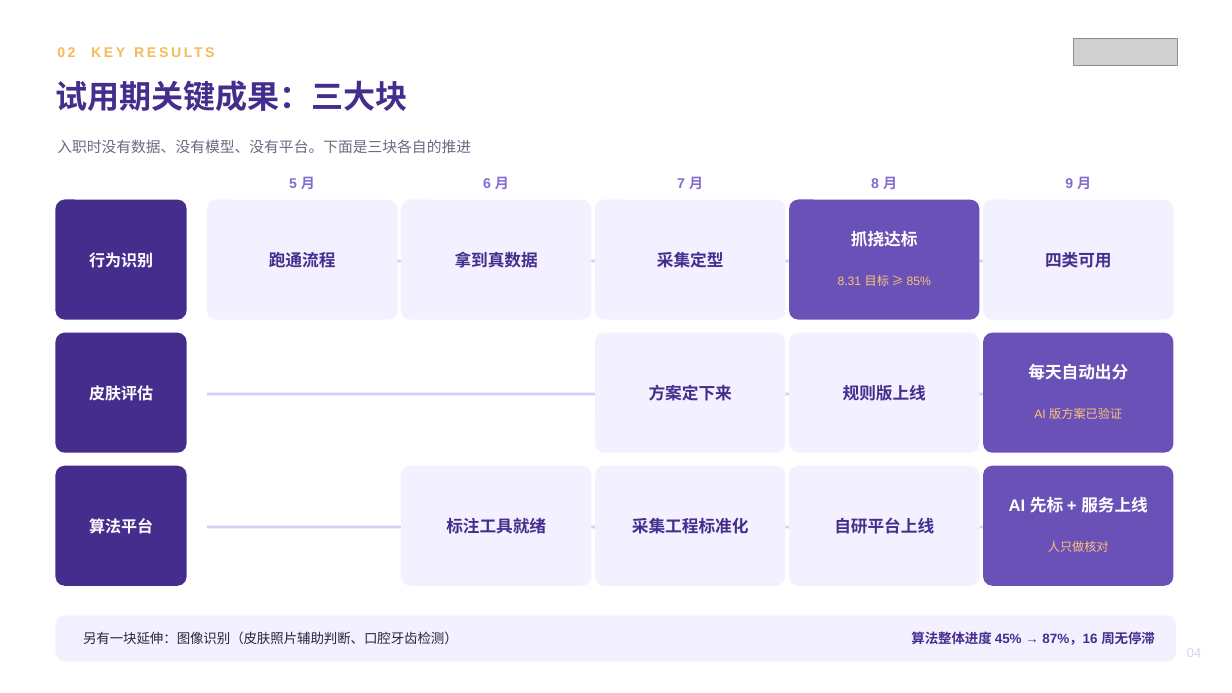
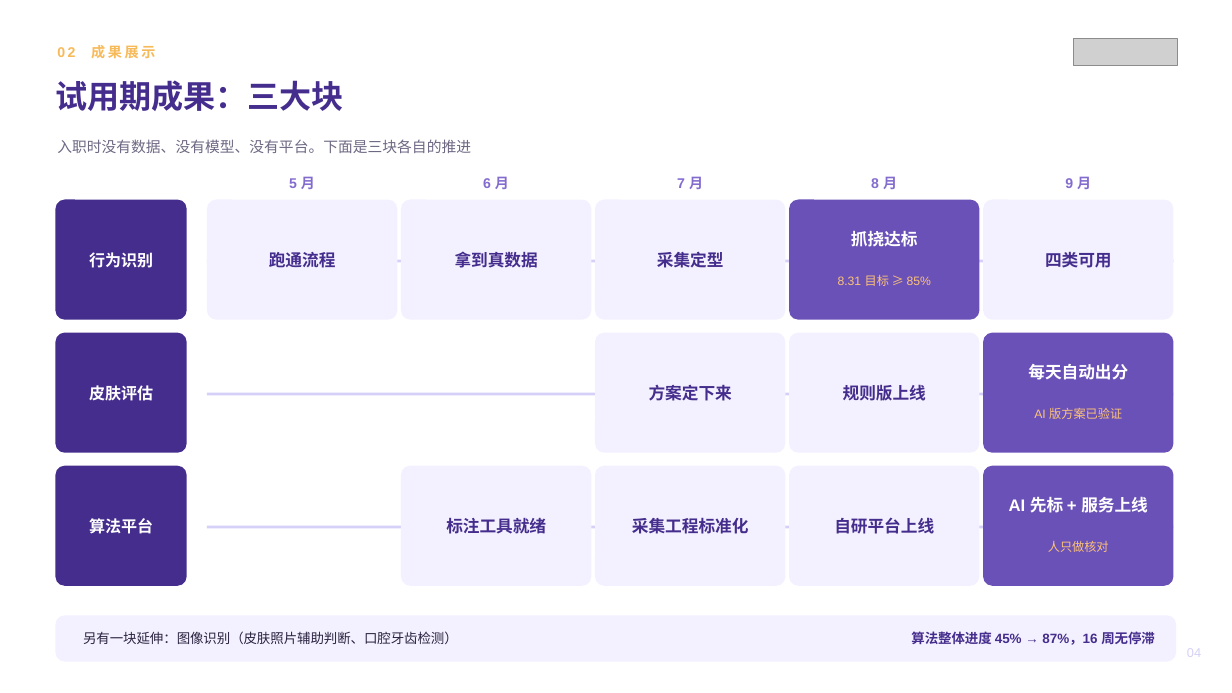
Before and after one commit to zhuyetuo/workplace_soft_skills, a slide deck: slide 4 of 转正述职/转正述职报告-Toky.pptx. Drawn at 1232x693 pixels with LibreOffice and Linux fonts; fonts in the diff are those of the drawing; grey boxes stand for pictures. Boxes give left, top, right and bottom in pixels: in the first picture for what was removed or moved away, otherwise in the second. Text is boxed around its words. In the diff, an @@ line names an element or a change of style, - is before the commit and + after.

```diff
--- a/转正述职/转正述职报告-Toky.pptx
+++ b/转正述职/转正述职报告-Toky.pptx
@@ text at bbox=[57, 45, 155, 59]: text changed @@
-02 KEY RESULTS
+02 成果展示
@@ text at bbox=[55, 80, 343, 111]: text changed @@
-试用期关键成果：三大块
+试用期成果：三大块
```
Also in this commit, not shown: 6 other slides changed, 1 slide added, 2 slides removed, 2 other files.
